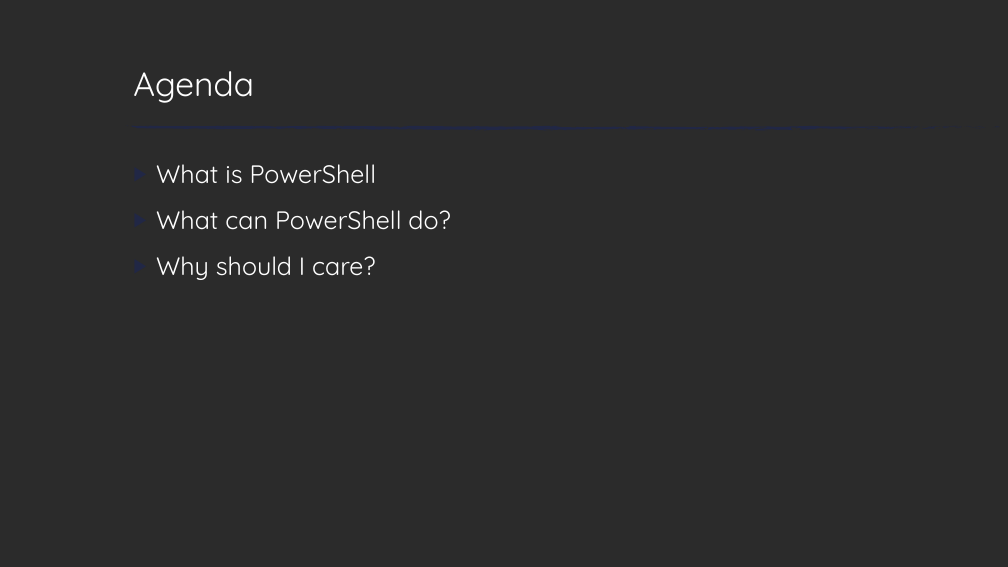
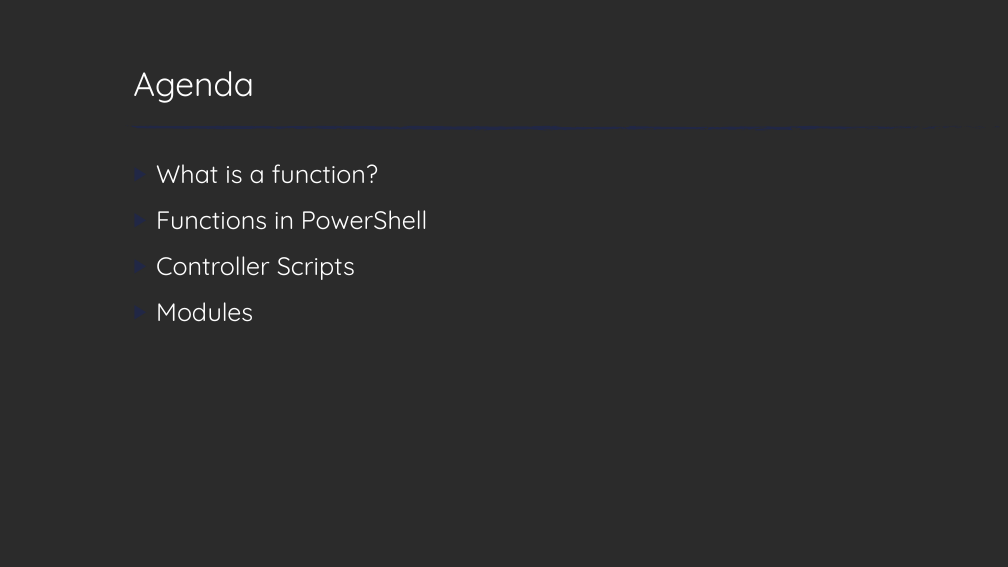
Before and after one commit to ryandcoates/bcc-functions, a slide deck: slide 3 of bcc18-functions.pptx. Drawn at 1008x567 pixels with LibreOffice and Linux fonts; fonts in the diff are those of the drawing; background and template pictures are left out; a plain dark background stands for a picture behind light text. Boxes give left, top, right and bottom in pixels: in the first picture for what was removed or moved away, otherwise in the second. Text is boxed around its words. In the diff, an @@ line names an element or a change of style, - is before the commit and + after.

```diff
--- a/bcc18-functions.pptx
+++ b/bcc18-functions.pptx
@@ text at (156,164,428,322): text changed @@
-▶ What is PowerShell
-▶ What can PowerShell do?
-▶ Why should I care?
+▶ What is a function?
+▶ Functions in PowerShell
+▶ Controller Scripts
+▶ Modules
```
Also in this commit, not shown: 7 other slides changed, 4 slides added, 4 slides removed, 1 other file.
